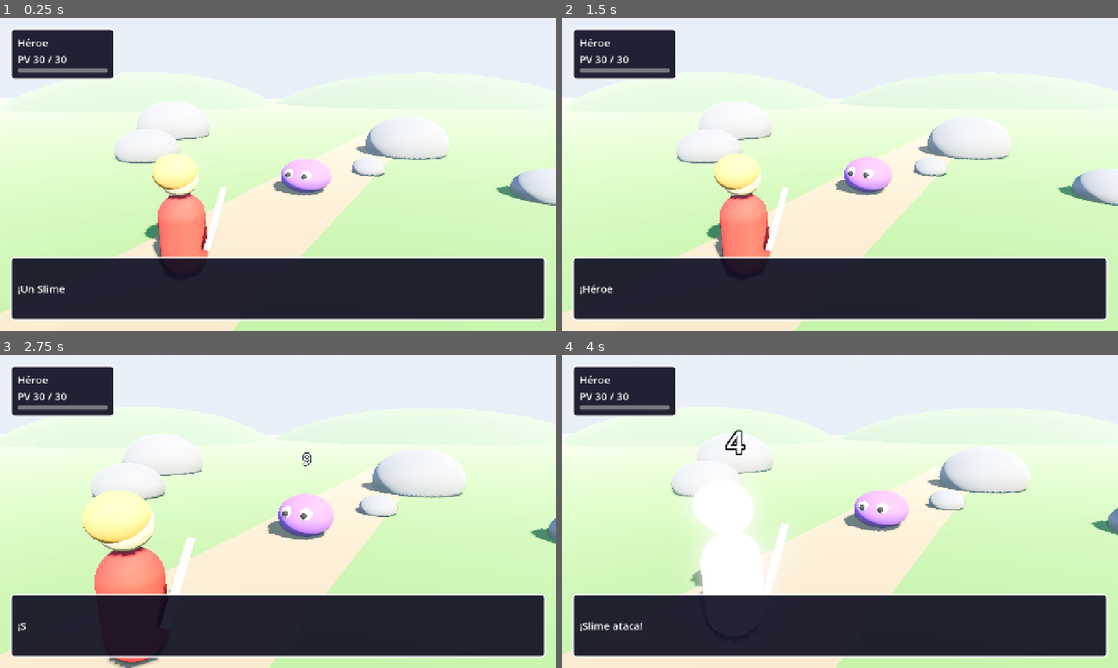
Above: before the commit, frames 1-4 (two rows, left to right).
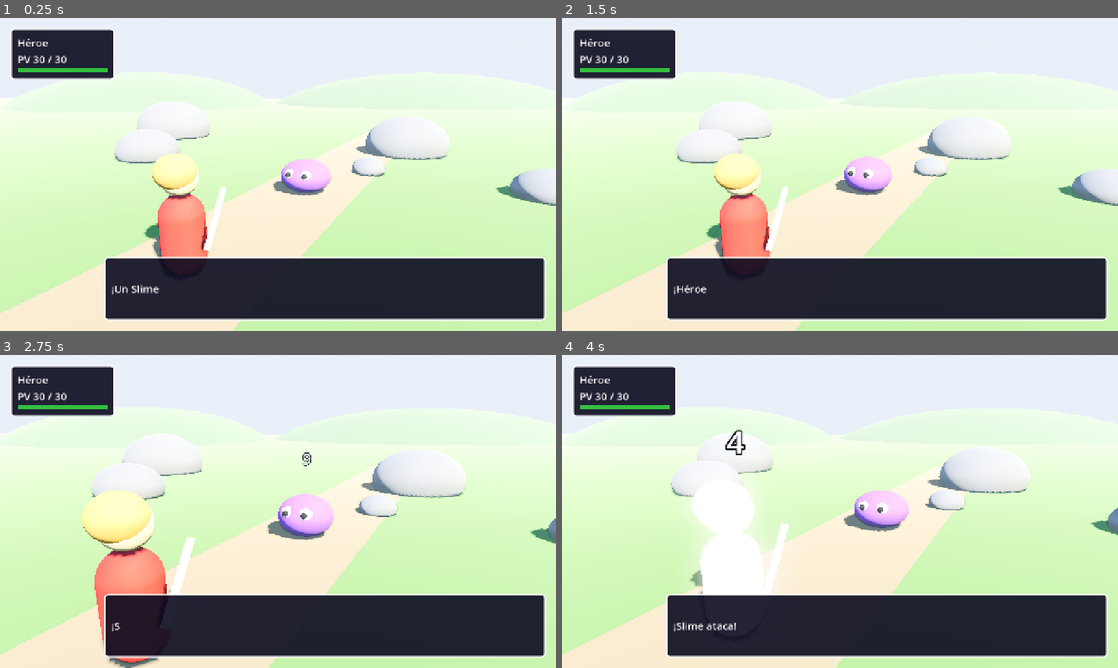
Above: after the commit, the same moments.

Repository: apergas/rpg-turnos
Game: Godot game, scene res://scenes/battle/battle_scene.tscn
The game is run twice, just before and just after one commit, with the same random seed, the same clock (stepped at 60 frames per second) and the same inputs.
Inputs (mouse positions are in pixels of both pictures, inside the frame that each line leads up to):
- Up to frame 1 (0.25 s): no input
- Up to frame 2 (1.5 s): tap Enter (ui_accept) at 0.5 s; move the mouse to (962, 158) at 0.52 s; hold Enter (ui_accept) 0.53-1.25 s; click (962, 158) at 0.67 s; click "Atacar" at 1.25 s
- Up to frame 3 (2.75 s): drag from (166, 527) to (250, 574) at 2.02 s
- Up to frame 4 (4 s): move the mouse to (895, 442) at 2.77 s; hold Enter (ui_accept) 2.78-3.5 s; click (895, 442) at 2.92 s; drag from (812, 574) to (673, 464) at 3.52 s

The runs differ from the first frame. In frame 1, 3.9% of the frame differs, in the area x 1-29%, y 16-97%; in frame 2, 3.9%; in frame 3, 3.8%; in frame 4, 3.9%, in the area x 1-32%, y 16-97%.

Commit message:
Fix HUD menu layout, input edge cases and camera tween overlap

Diff:
--- a/scripts/battle/battle_scene.gd
+++ b/scripts/battle/battle_scene.gd
@@ -26,6 +26,8 @@
 var _enemy_actor: BattleActor
 var _camera: Camera3D
 var _camera_home: Vector3
+var _cam_tween: Tween
+var _shake_tween: Tween
 var _hud: BattleHud
 var _result: BattleResult
 
@@ -137,22 +139,33 @@
 
 func _focus_camera(target: Node3D) -> void:
 	var goal := _camera_home.lerp(target.global_position + Vector3(0, 1, 0), CAMERA_FOCUS)
-	create_tween().tween_property(_camera, "global_position", goal, 0.25) \
+	_new_cam_tween().tween_property(_camera, "global_position", goal, 0.25) \
 		.set_trans(Tween.TRANS_SINE).set_ease(Tween.EASE_OUT)
 
 
 func _reset_camera() -> void:
-	create_tween().tween_property(_camera, "global_position", _camera_home, 0.3) \
+	_new_cam_tween().tween_property(_camera, "global_position", _camera_home, 0.3) \
 		.set_trans(Tween.TRANS_SINE).set_ease(Tween.EASE_IN_OUT)
 
 
 func _shake_camera() -> void:
+	if _shake_tween:
+		_shake_tween.kill()
 	var t := create_tween()
+	_shake_tween = t
 	for i in 6:
 		t.tween_property(_camera, "h_offset", randf_range(-0.12, 0.12), 0.04)
 		t.parallel().tween_property(_camera, "v_offset", randf_range(-0.08, 0.08), 0.04)
 	t.tween_property(_camera, "h_offset", 0.0, 0.04)
 	t.parallel().tween_property(_camera, "v_offset", 0.0, 0.04)
+
+
+## Only one camera position tween at a time, otherwise two tweens fight over it.
+func _new_cam_tween() -> Tween:
+	if _cam_tween:
+		_cam_tween.kill()
+	_cam_tween = create_tween()
+	return _cam_tween
 
 
 func _actor(side: String) -> BattleActor:
--- a/scripts/ui/battle_hud.gd
+++ b/scripts/ui/battle_hud.gd
@@ -15,6 +15,9 @@
 var _menu: PanelContainer
 var _attack_button: Button
 var _message: Label
+var _hero_name := ""
+var _hp_fill := StyleBoxFlat.new()
+var _menu_active := false
 var _advance_requested := false
 
 
@@ -27,6 +30,7 @@
 
 
 func set_hero(c: Combatant) -> void:
+	_hero_name = c.display_name
 	_name_label.text = c.display_name
 	update_hp(c.hp, c.max_hp)
 
@@ -35,15 +39,30 @@
 	_hp_label.text = "PV %d / %d" % [hp, max_hp]
 	_hp_bar.max_value = max_hp
 	_hp_bar.value = hp
+	var ratio := float(hp) / maxf(1.0, max_hp)
+	if ratio <= 0.25:
+		_hp_fill.bg_color = Color(0.85, 0.15, 0.15)
+	elif ratio <= 0.5:
+		_hp_fill.bg_color = Color(0.9, 0.8, 0.15)
+	else:
+		_hp_fill.bg_color = Color(0.2, 0.75, 0.25)
 
 
+## The menu keeps its layout slot (only fades out) so the message window never resizes.
 func show_menu() -> void:
-	_menu.show()
+	_menu_active = true
+	_menu.modulate.a = 1.0
+	_attack_button.disabled = false
+	_message.text = "¿Qué hará %s?" % _hero_name
+	_message.visible_characters = -1
 	_attack_button.grab_focus()
 
 
 func hide_menu() -> void:
-	_menu.hide()
+	_menu_active = false
+	_menu.modulate.a = 0.0
+	_attack_button.release_focus()
+	_attack_button.disabled = true
 
 
 func show_message(text: String) -> void:
@@ -80,6 +99,10 @@
 
 
 func _unhandled_input(event: InputEvent) -> void:
+	if _menu_active and event.is_action_pressed("ui_accept"):
+		get_viewport().set_input_as_handled()
+		_on_attack_pressed()
+		return
 	var mouse := event as InputEventMouseButton
 	var click := mouse != null and mouse.pressed and mouse.button_index == MOUSE_BUTTON_LEFT
 	if click or event.is_action_pressed("ui_accept"):
@@ -100,6 +123,8 @@
 	_hp_bar = ProgressBar.new()
 	_hp_bar.show_percentage = false
 	_hp_bar.custom_minimum_size = Vector2(0, 10)
+	_hp_bar.mouse_filter = Control.MOUSE_FILTER_IGNORE
+	_hp_bar.add_theme_stylebox_override("fill", _hp_fill)
 	box.add_child(_hp_bar)
 
 
--- a/scripts/ui/battle_result.gd
+++ b/scripts/ui/battle_result.gd
@@ -51,6 +51,9 @@
 
 func _open() -> void:
 	show()
+	_retry.disabled = true
+	await get_tree().create_timer(0.3).timeout
+	_retry.disabled = false
 	_retry.grab_focus()
 
 
Not shown, changed: CLAUDE.md
